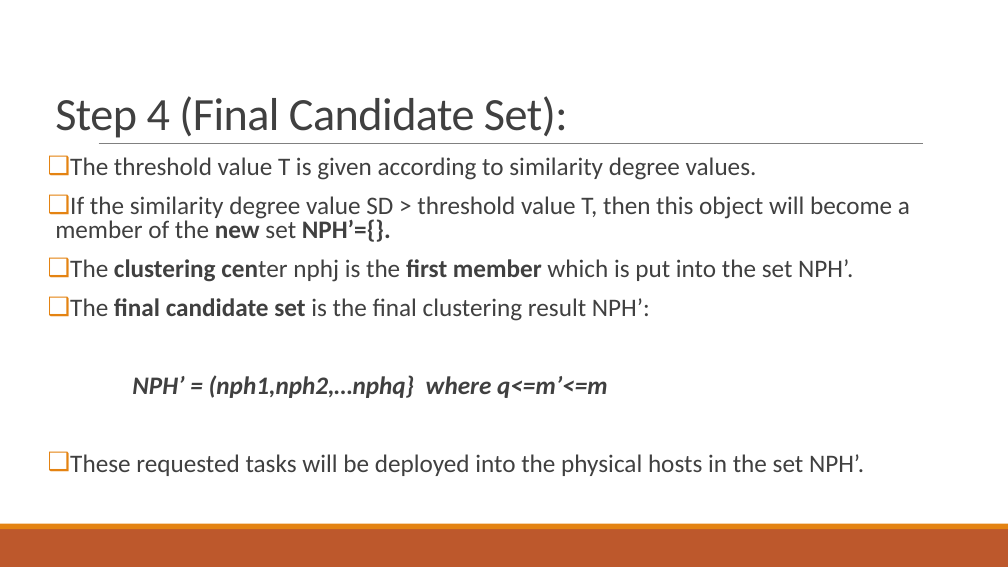
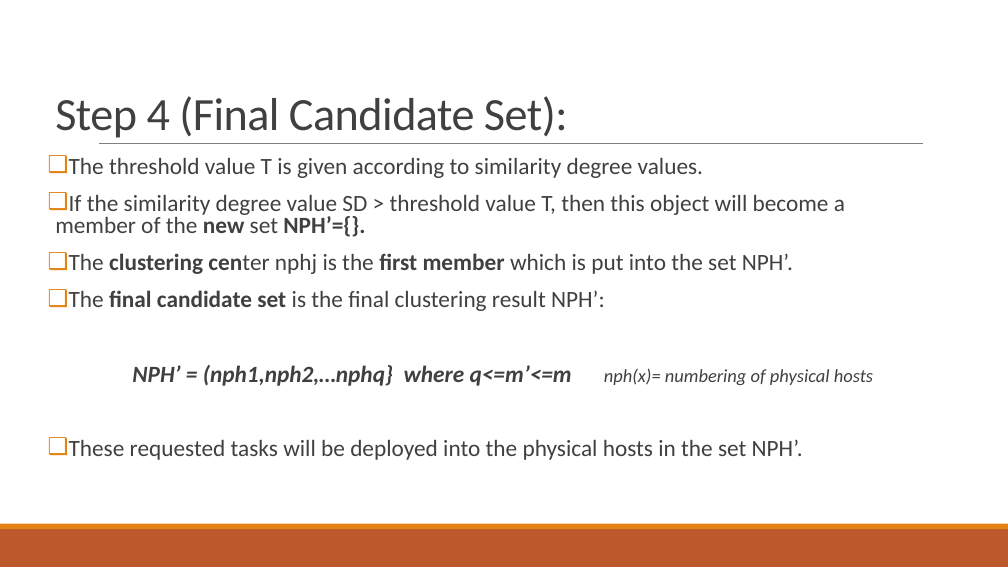
Before and after one commit to piyushbajaj0704/Cloud_Computing, a slide deck: slide 25 of Load Balancing Algorithms in Cloud Computing final presentation Last.pptx. Drawn at 1008x567 pixels with LibreOffice and Linux fonts; fonts in the diff are those of the drawing. Boxes give left, top, right and bottom in pixels: in the first picture for what was removed or moved away, otherwise in the second. Text is boxed around its words. In the diff, an @@ line names an element or a change of style, - is before the commit and + after.

```diff
--- a/Load Balancing Algorithms in Cloud Computing final presentation Last.pptx
+++ b/Load Balancing Algorithms in Cloud Computing final presentation Last.pptx
@@ text at (55,158,845,460): size 24 to 22.2 pt in "The threshold value T is given according ...", "If the similarity degree value SD > ...", "The clustering center nphj is the first ...", "The final candidate set is the final ..." and 1 more places @@
@@ text at (132,365,873,386): text changed; size 24 to 22.2 pt @@
-NPH’ = (nph1,nph2,…nphq} where q<=m’<=m
+NPH’ = (nph1,nph2,…nphq} where q<=m’<=m nph(x)= numbering of physical hosts
```
Also in this commit, not shown: 11 other slides changed, 1 other file.
